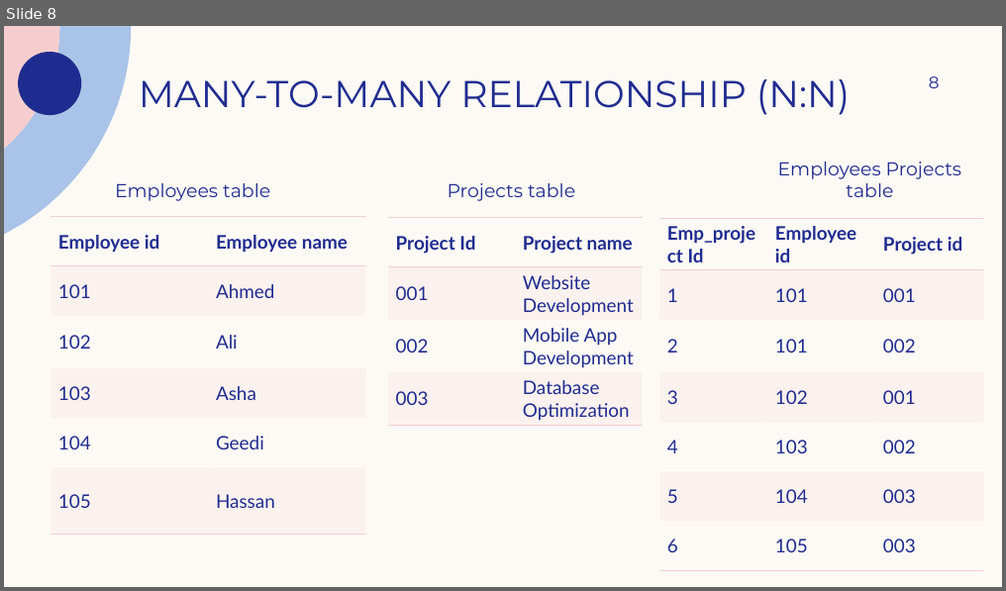
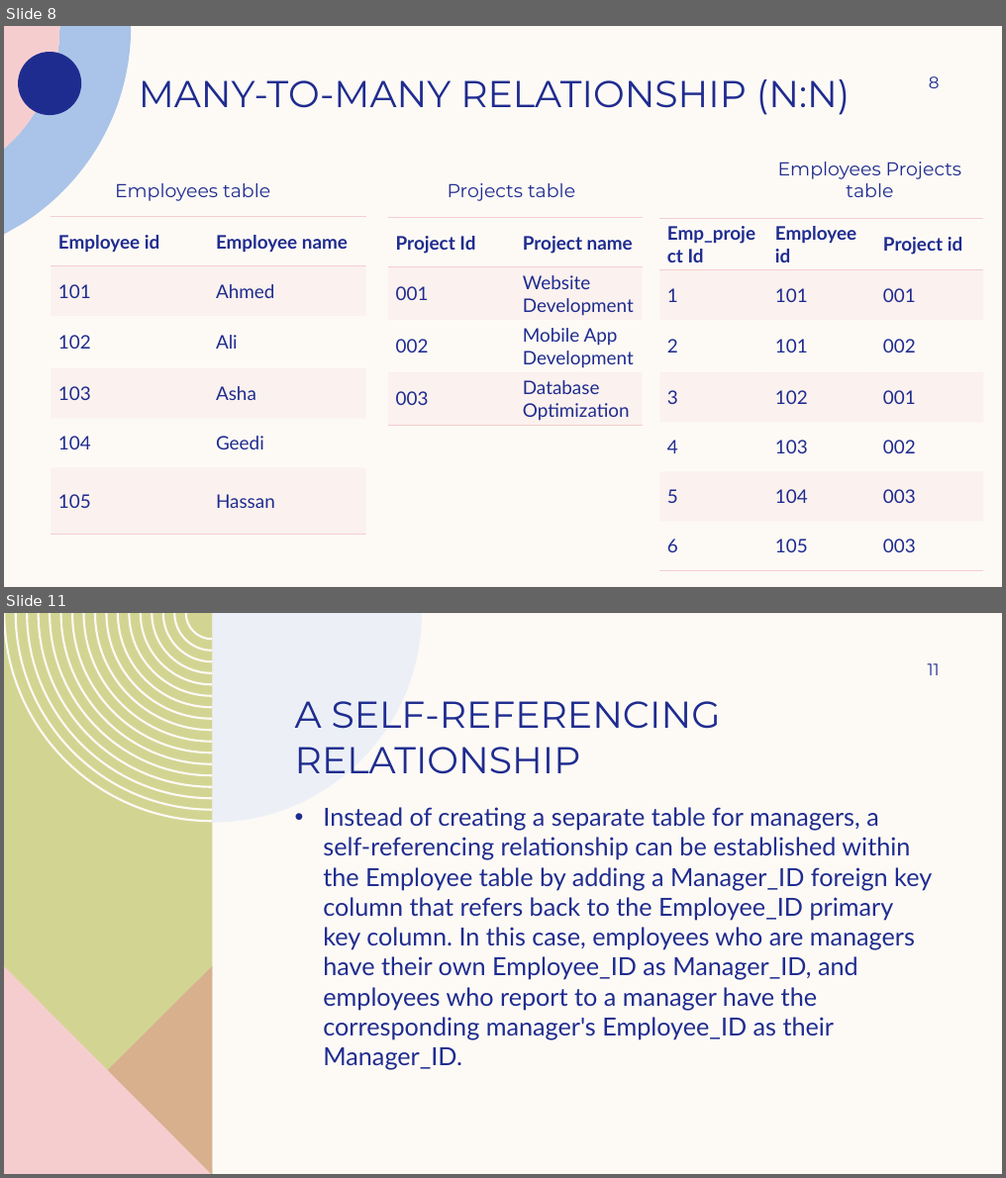
Before and after one commit to som-IT/SQL-slides, a slide deck: database relationships.pptx. Shown one above the other, each under a label of ours: slide 8 before the commit, slides 8 and 11 after it; the slides between them are not shown. The pictures are 1006x591 and 1006x1178 pixels, drawn with LibreOffice and Linux fonts; fonts in the diff are those of the drawing. Boxes give left, top, right and bottom in pixels: in the first picture for what was removed or moved away, otherwise in the second. Text is boxed around its words. In the diff, an @@ line names an element or a change of style, - is before the commit and + after.

```diff
--- a/database relationships.pptx
+++ b/database relationships.pptx
@@ slide 11 added at (4,613,1002,1174), background #FDFAF6 @@
@@ freeform shape added at (4,613,212,1174), fill #D2D592 @@
@@ freeform shape added at (4,613,212,822), fill #FDFAF6 @@
@@ freeform shape added at (212,613,422,823), fill #DDE7F6 at 50% opacity @@
@@ page number added at (928,663,940,675), 16 pt, text #1F2C8F @@
+11
@@ title added at (295,701,721,774), 36 pt, text #1F2C8F @@
+A SELF-REFERENCING RELATIONSHIP
@@ text added at (323,807,932,1070), 24 pt, text #1F2C8F @@
+• Instead of creating a separate table for managers, a self-referencing relationship can be established within the Employee table by adding a Manager_ID foreign key column that refers back to the Employee_ID primary key column. In this case, employees who are managers have their own Employee_ID as Manager_ID, and employees who report to a manager have the corresponding manager's Employee_ID as their Manager_ID.
@@ freeform shape added at (4,966,213,1174), fill #DE8C8C at 50% opacity @@
@@ freeform shape added at (4,965,212,1174), fill #F5CDCE @@
```
Also in this commit, not shown: 3 other slides added.
